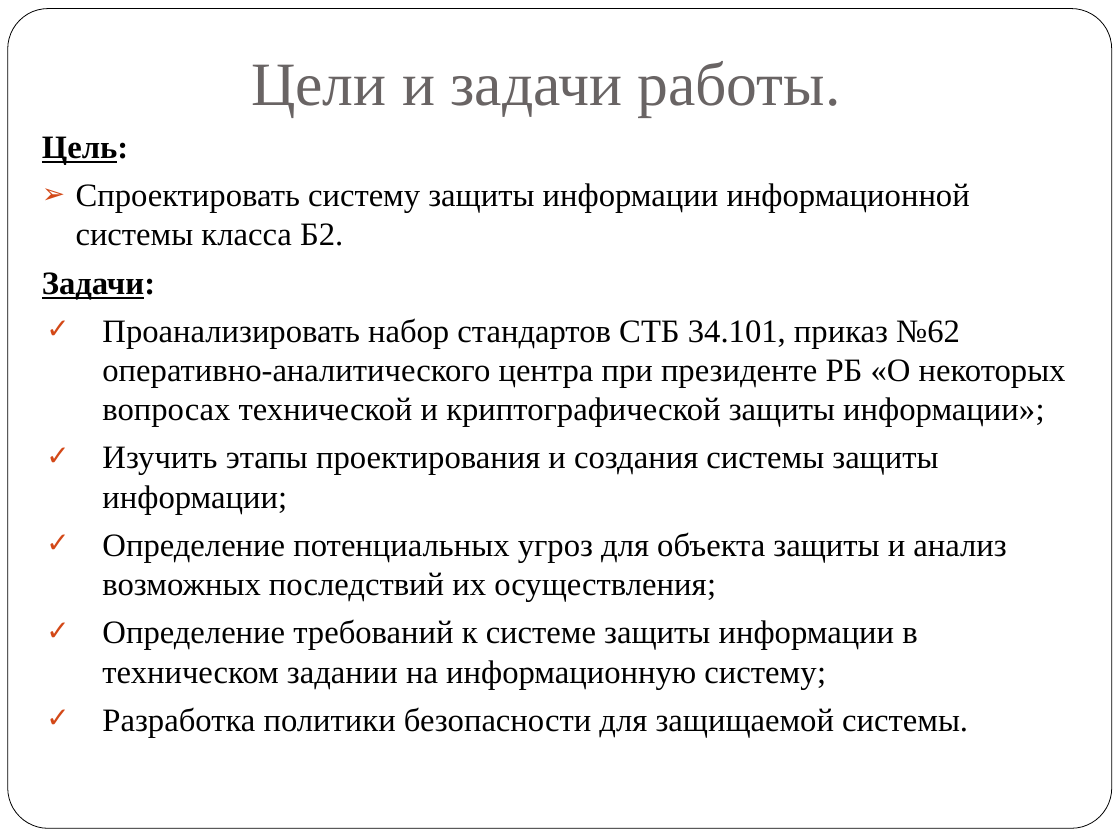
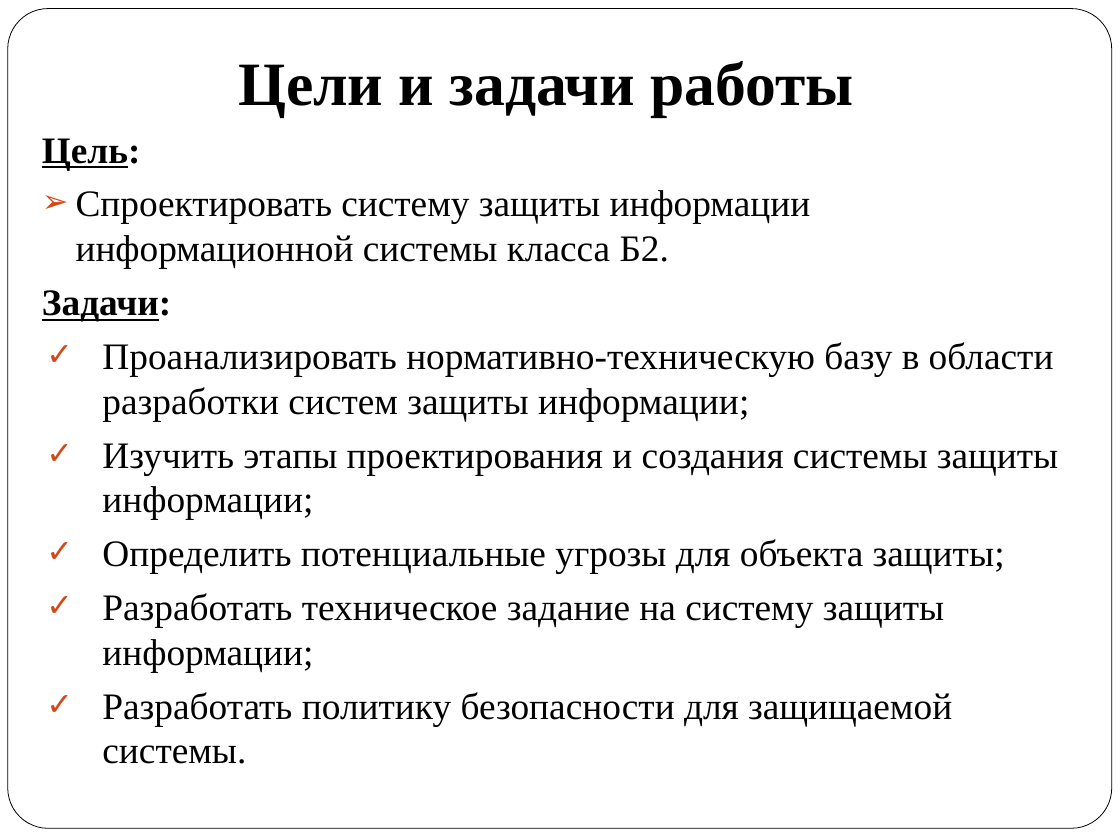
Before and after one commit to vlad324/diploma-rfe, a slide deck: slide 2 of diploma_radkevich.pptx. Drawn at 1120x840 pixels with LibreOffice and Linux fonts; fonts in the diff are those of the drawing. Boxes give left, top, right and bottom in pixels: in the first picture for what was removed or moved away, otherwise in the second. Text is boxed around its words. In the diff, an @@ line names an element or a change of style, - is before the commit and + after.

Commit message:
edited presentation

```diff
--- a/diploma_radkevich.pptx
+++ b/diploma_radkevich.pptx
@@ title at (238,61,853,117): text changed; text colour #696464 to #000000; bold on @@
-Цели и задачи работы.
+Цели и задачи работы
@@ text at (42,138,1058,520): size 21 to 24 pt in "Цель:", "Спроектировать систему защиты информации информационной сист ...", "Задачи:", "Изучить этапы проектирования и создания системы защиты ..." @@
@@ text at (102,342,1054,421): text changed; size 21 to 24 pt @@
-✓ Проанализировать набор стандартов СТБ 34.101, приказ №62 оперативно-аналитического центра при президенте РБ «О некоторых вопросах технической и криптографической защиты информации»;
+✓ Проанализировать нормативно-техническую базу в области разработки систем защиты информации;
@@ text at (102,539,1005,764): text changed; size 21 to 24 pt @@
-✓ Определение потенциальных угроз для объекта защиты и анализ возможных последствий их осуществления;
-✓ Определение требований к системе защиты информации в техническом задании на информационную систему;
-✓ Разработка политики безопасности для защищаемой системы.
+✓ Определить потенциальные угрозы для объекта защиты;
+✓ Разработать техническое задание на систему защиты информации;
+✓ Разработать политику безопасности для защищаемой системы.
```
Also in this commit, not shown: 2 other slides changed, 3 slides added, 6 slides removed, 1 other file.
